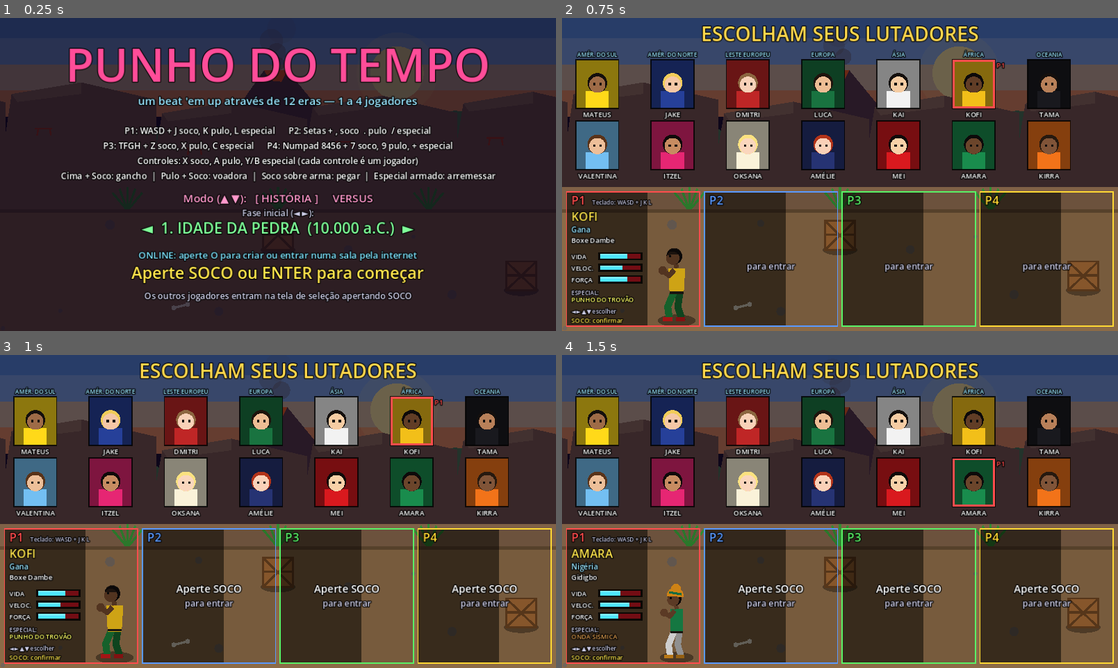
Above: before the commit, frames 1-4 (two rows, left to right).
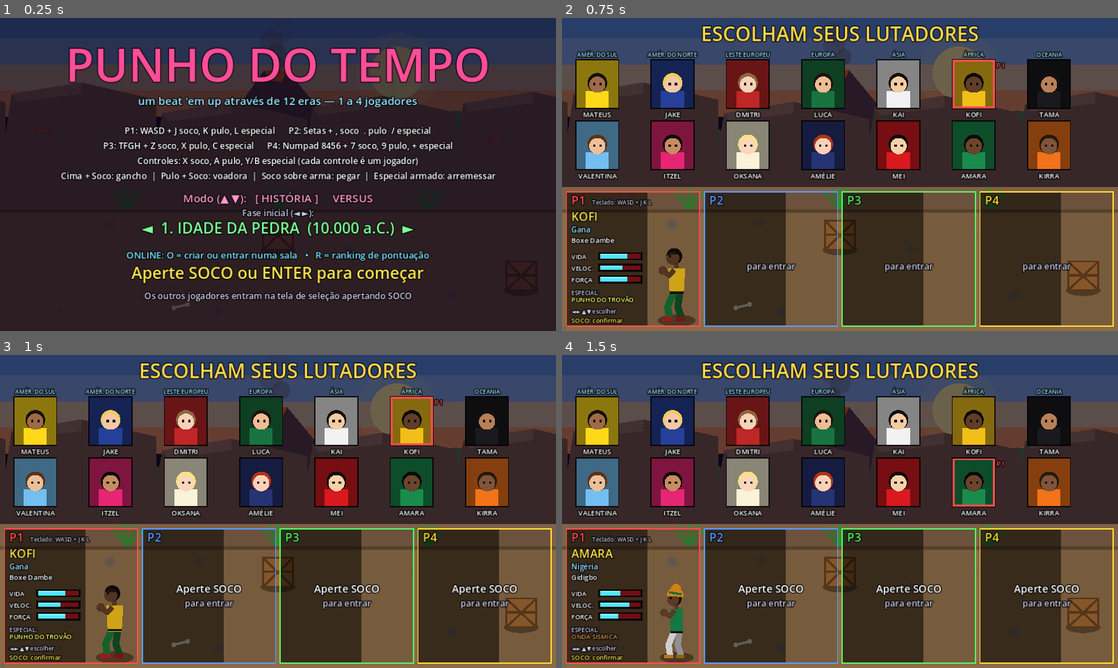
Above: after the commit, the same moments.

Repository: zugby0101/punho-do-tempo1
Game: Godot game, scene res://scenes/main.tscn
Same seed, same stepped clock (60 frames per second), same inputs: the game is played once before the commit and once after it.
Inputs:
- Up to frame 1 (0.25 s): no input
- Up to frame 2 (0.75 s): tap Enter (start) at 0.5 s; hold D (move_right) from 0.53 s (still down); tap O (net_host) at 0.6 s
- Up to frame 3 (1 s): keep holding D (move_right); tap K (jump) at 0.77 s; tap I (net_join) at 0.8 s
- Up to frame 4 (1.5 s): release D (move_right) at 1.28 s; hold S (move_down) from 1.28 s (still down); tap I (net_join) at 1.35 s

The runs differ from the first frame. In frame 1, 0.8% of the frame differs, in the area x 22-78%, y 74-78%; in frame 2, nothing differs; in frame 3, nothing differs; in frame 4, nothing differs.

Commit message:
Adiciona ranking online de pontuação
- Servidor: GET/POST /scores com assinatura HMAC, validação e limite por IP;
  armazenamento no Upstash Redis (persistente) ou em arquivo local
- Jogo: R no fim de jogo/final envia a pontuação (nome por jogador),
  R no título mostra o Top 10
- Testes do servidor cobrindo envio, ordenação e assinatura inválida

Co-Authored-By: Claude Opus 5.5 <noreply@anthropic.com>
Claude-Session: https://claude.ai/code/session_01F7JcMAfvqt3WyJLdoP2HiQ

Diff:
--- a/scripts/controls.gd
+++ b/scripts/controls.gd
@@ -95,7 +95,7 @@
 		for ev in _events("j", a, -1):
 			InputMap.action_add_event(g, ev)
 	# Teclas do modo online (no título)
-	for pair in [["net_host", KEY_O], ["net_join", KEY_I]]:  # O abre o menu online
+	for pair in [["net_host", KEY_O], ["net_join", KEY_I], ["ranking", KEY_R]]:  # O: menu online, R: ranking
 		InputMap.add_action(pair[0])
 		var kev := InputEventKey.new()
 		kev.physical_keycode = pair[1]
--- a/scripts/hud.gd
+++ b/scripts/hud.gd
@@ -69,6 +69,16 @@
 	match game.mode:
 		"title": _draw_title()
 		"online_menu": _draw_online_menu()
+		"ranking": _draw_ranking()
+		"name_entry":
+			draw_rect(Rect2(0, 0, W, 540), Color(0.03, 0.0, 0.08, 0.85))
+			if not game.name_queue.is_empty():
+				var p = game.name_queue[0]
+				_center(170, "RANKING ONLINE", 40, Color(1, 0.85, 0.3))
+				var who: String = ("P%d " % (p.pid + 1)) if game.players.size() > 1 else ""
+				_center(225, "%s%s — %d pontos" % [who, p.display_name, p.score], 24, PLAYER_COLORS[p.pid] if game.players.size() > 1 else Color(1, 1, 1))
+				_center(270, "Digite seu nome e aperte ENTER", 18, Color(1, 1, 1))
+			_center(380, "ESC para cancelar", 15, Color(0.8, 0.8, 0.9))
 		"join_input":
 			draw_rect(Rect2(0, 0, W, 540), Color(0.03, 0.0, 0.08, 0.85))
 			match game.input_purpose:
@@ -106,6 +116,8 @@
 			_center(200, "FIM DE JOGO", 72, Color(1, 0.2, 0.2))
 			_scores_block(260)
 			_center(420, "ENTER ou SOCO para continuar nesta era", 22, Color(1, 0.9, 0.3))
+			if not game.score_sent and not game.versus:
+				_center(455, "R: enviar a pontuação ao RANKING ONLINE", 18, Color(0.5, 0.9, 1))
 		"ending": _draw_ending()
 		"roundstart":
 			var k := clampf(game.mode_time * 4.0, 0.0, 1.0)
@@ -203,7 +215,7 @@
 	_center(372, "◄  %d. %s  (%s)  ►" % [game.stage_idx + 1, game.stage.name, game.stage.year], 26, Color(0.5, 1, 0.6))
 	if int(t * 2.0) % 2 == 0:
 		_center(450, "Aperte SOCO ou ENTER para começar", 28, Color(1, 0.9, 0.3))
-	_center(415, "ONLINE: aperte O para criar ou entrar numa sala pela internet", 16, Color(0.5, 0.9, 1))
+	_center(415, "ONLINE: O = criar ou entrar numa sala   •   R = ranking de pontuação", 16, Color(0.5, 0.9, 1))
 	if vs:
 		_center(485, "Versus: 2 a 4 jogadores, todos contra todos. Vence quem ganhar 2 rounds.", 15, Color(0.8, 0.8, 0.9))
 	else:
@@ -308,6 +320,8 @@
 	for i in mini(shown, ending.size()):
 		_text(Vector2(40, 215 + i * 34), ending[i], 18, Color(1, 1, 1))
 	_text(Vector2(40, 380), "PONTUAÇÃO: %d" % p.score, 28, Color(0.4, 1, 0.5))
+	if not game.score_sent:
+		_text(Vector2(40, 420), "R: enviar ao RANKING ONLINE", 18, Color(0.5, 0.9, 1))
 	if game.mode_time > 2.0 and int(t * 2.0) % 2 == 0:
 		var more: bool = game.ending_page < game.players.size() - 1
 		_center(500, "ENTER: próximo final" if more else "ENTER para voltar ao título", 22, Color(1, 0.9, 0.3))
@@ -355,3 +369,40 @@
 	var srv: String = Net.relay_url if Net.has_relay() else "nenhum servidor configurado (opção CONFIGURAR SERVIDOR)"
 	_center(470, "Servidor: " + srv, 13, Color(0.5, 0.9, 1) if Net.has_relay() else Color(1, 0.6, 0.5))
 	_center(505, "▲▼ escolher   •   SOCO/ENTER confirmar   •   ESC voltar", 15, Color(0.8, 0.8, 0.9))
+
+
+func _draw_ranking() -> void:
+	draw_rect(Rect2(0, 0, W, 540), Color(0.03, 0.0, 0.08, 0.9))
+	_center(60, "RANKING ONLINE — MODO HISTÓRIA", 36, Color(1, 0.85, 0.3))
+	var st: String = Net.ranking_status
+	if st == "carregando":
+		_center(270, "Carregando..." + ".".repeat(int(t * 3.0) % 3), 24, Color(1, 1, 1))
+		_center(305, "(se o servidor estava dormindo, pode levar até 1 minuto)", 14, Color(0.75, 0.75, 0.85))
+	elif st != "ok":
+		_center(270, st, 18, Color(1, 0.6, 0.5))
+	else:
+		# minhas posições do último envio
+		var mine: Array = []
+		for r in Net.last_ranks:
+			if r.get("ok", false):
+				mine.append("%s ficou em %dº" % [r.name, int(r.rank)])
+		if not mine.is_empty():
+			_center(92, " • ".join(mine), 16, Color(0.4, 1, 0.5))
+		var cols := [60.0, 120.0, 330.0, 480.0, 640.0, 760.0]
+		var heads := ["#", "NOME", "LUTADOR", "PONTOS", "ERA", "JOG."]
+		for k in heads.size():
+			_text(Vector2(cols[k], 128), heads[k], 15, Color(0.6, 0.9, 1))
+		if Net.ranking.is_empty():
+			_center(270, "Ainda não há pontuações. Seja o primeiro!", 20, Color(1, 1, 1))
+		for i in mini(Net.ranking.size(), 10):
+			var e: Dictionary = Net.ranking[i]
+			var y := 162.0 + i * 30.0
+			var col := Color(1, 0.85, 0.3) if i == 0 else (Color(0.85, 0.85, 0.9) if i < 3 else Color(1, 1, 1))
+			_text(Vector2(cols[0], y), "%d" % (i + 1), 18, col)
+			_text(Vector2(cols[1], y), String(e.get("name", "?")), 18, col)
+			_text(Vector2(cols[2], y), String(e.get("char", "")), 16, col)
+			_text(Vector2(cols[3], y), "%d" % int(e.get("score", 0)), 18, col)
+			var era := "FINAL ★" if e.get("done", false) else "Fase %d" % int(e.get("stage", 1))
+			_text(Vector2(cols[4], y), era, 16, Color(0.4, 1, 0.5) if e.get("done", false) else col)
+			_text(Vector2(cols[5], y), "%dP" % int(e.get("players", 1)), 16, col)
+	_center(510, "ESC, ENTER ou SOCO para voltar", 15, Color(0.8, 0.8, 0.9))
--- a/scripts/main.gd
+++ b/scripts/main.gd
@@ -56,6 +56,12 @@
 var ip_edit: LineEdit
 var input_purpose := "ip"  # ip, code, url
 var online_choice := 0
+# Ranking online
+var ranking_return := "title"   # tela para onde voltar
+var score_sent := false
+var name_queue: Array = []       # jogadores que ainda vão digitar o nome
+var name_entries: Array = []
+static var last_names := {}      # pid -> último nome usado
 const ONLINE_OPTIONS := [
 	["CRIAR SALA", "pelo servidor intermediário — ninguém precisa abrir portas"],
 	["ENTRAR EM SALA", "digite o código de 4 letras que o anfitrião recebeu"],
@@ -223,7 +229,7 @@
 
 
 func is_frozen() -> bool:
-	return mode in ["title", "select", "intro", "ending", "roundstart", "match"] or paused or hitstop > 0.0
+	return mode in ["title", "select", "intro", "ending", "roundstart", "match", "ranking", "name_entry"] or paused or hitstop > 0.0
 
 
 func cam_left() -> float:
@@ -251,6 +257,17 @@
 			if Input.is_physical_key_pressed(KEY_ESCAPE):
 				_close_ip_edit()
 				_set_mode("online_menu")
+			return
+		"ranking":
+			if mode_time > 0.4 and (Input.is_physical_key_pressed(KEY_ESCAPE) or _confirm() or Input.is_action_just_pressed("ranking")):
+				_set_mode(ranking_return)
+				mode_time = 2.0  # volta direto, sem esperar a animação
+			return
+		"name_entry":
+			if Input.is_physical_key_pressed(KEY_ESCAPE):
+				_close_ip_edit()
+				_set_mode(ranking_return)
+				mode_time = 2.0
 			return
 		"online_menu":
 			_update_online_menu()
@@ -262,6 +279,9 @@
 				_set_mode("title")
 			return
 		"title":
+			if Input.is_action_just_pressed("ranking"):
+				_open_ranking("title")
+				return
 			if Input.is_action_just_pressed("net_host") or Input.is_action_just_pressed("net_join"):
 				online_choice = 0
 				_set_mode("online_menu")
@@ -298,6 +318,9 @@
 				get_tree().reload_current_scene()
 			return
 		"gameover":
+			if Input.is_action_just_pressed("ranking") and not score_sent and not versus:
+				_start_score_entry("gameover")
+				return
 			if mode_time > 1.0 and _confirm():
 				# Continua na mesma fase, com vidas cheias
 				_save_party()
@@ -325,6 +348,9 @@
 				get_tree().reload_current_scene()
 			return
 		"ending":
+			if Input.is_action_just_pressed("ranking") and not score_sent:
+				_start_score_entry("ending")
+				return
 			if mode_time > 2.0 and _confirm():
 				ending_page += 1
 				if ending_page >= players.size():
@@ -972,6 +998,9 @@
 
 func _on_ip_submitted(text: String) -> void:
 	var v := text.strip_edges()
+	if input_purpose == "name":
+		_on_name_submitted(v)
+		return
 	if v == "" and input_purpose != "url":
 		return
 	_close_ip_edit()
@@ -1232,3 +1261,61 @@
 	if n != null:
 		entities.add_child(n)
 	return n
+
+
+# =================== Ranking online ===================
+func _open_ranking(back_to: String) -> void:
+	ranking_return = back_to
+	Net.fetch_ranking()
+	_set_mode("ranking")
+	sfx.play("go", 0.0)
+
+
+## Fim de partida: cada jogador com pontos digita o nome; depois envia tudo.
+func _start_score_entry(back_to: String) -> void:
+	ranking_return = back_to
+	name_queue = []
+	name_entries = []
+	for p in players:
+		if p.score > 0:
+			name_queue.append(p)
+	if name_queue.is_empty():
+		hud.show_message("Nenhuma pontuação para enviar.", 2.0)
+		return
+	_ask_next_name()
+
+
+func _ask_next_name() -> void:
+	if name_queue.is_empty():
+		_close_ip_edit()
+		score_sent = true
+		Net.submit_scores(name_entries)
+		_set_mode("ranking")
+		return
+	var p = name_queue[0]
+	_set_mode("name_entry")
+	_close_ip_edit()
+	input_purpose = "name"
+	ip_edit = LineEdit.new()
+	ip_edit.text = last_names.get(p.pid, p.display_name)
+	ip_edit.max_length = 12
+	ip_edit.placeholder_text = "Seu nome (até 12 letras)"
+	ip_edit.position = Vector2(280, 300)
+	ip_edit.size = Vector2(400, 44)
+	ip_edit.add_theme_font_size_override("font_size", 24)
+	ip_edit.alignment = HORIZONTAL_ALIGNMENT_CENTER
+	hud_layer.add_child(ip_edit)
+	ip_edit.grab_focus()
+	ip_edit.select_all()
+	ip_edit.text_submitted.connect(_on_ip_submitted)
+
+
+func _on_name_submitted(v: String) -> void:
+	if v == "" or name_queue.is_empty():
+		return
+	var p = name_queue.pop_front()
+	last_names[p.pid] = v
+	name_entries.append({"name": v, "char": p.display_name, "score": int(p.score), "stage": stage_idx + 1,
+		"players": players.size(), "done": ranking_return == "ending"})
+	sfx.play("pickup", 0.0)
+	_ask_next_name()
--- a/scripts/net.gd
+++ b/scripts/net.gd
@@ -372,3 +372,84 @@
 	peer_sets.clear()
 	Controls.remote.clear()
 	press_counts = [0, 0, 0, 0, 0, 0, 0, 0]
+
+
+# ================= Ranking online =================
+## Mesma chave do servidor (SCORE_KEY). Dificulta envios falsos casuais.
+const SCORE_KEY := "punho-do-tempo-ranking-v1"
+
+var ranking: Array = []        # última lista recebida
+var ranking_status := ""       # "carregando", "ok" ou mensagem de erro
+var last_ranks: Array = []     # posições obtidas no último envio
+
+
+## Endereço HTTP do servidor (o mesmo do relay: wss:// vira https://).
+func scores_url() -> String:
+	var u := relay_url if relay_url != "" else DEFAULT_RELAY_URL
+	u = u.replace("wss://", "https://").replace("ws://", "http://")
+	return u.trim_suffix("/") + "/scores"
+
+
+func _sign(e: Dictionary) -> String:
+	var msg := "%s|%s|%d|%d|%d|%d|%d" % [e.name, e.char, e.score, e.stage, e.players, 1 if e.done else 0, e.ts]
+	var ctx := HMACContext.new()
+	ctx.start(HashingContext.HASH_SHA256, SCORE_KEY.to_utf8_buffer())
+	ctx.update(msg.to_utf8_buffer())
+	return ctx.finish().hex_encode()
+
+
+func fetch_ranking() -> void:
+	ranking_status = "carregando"
+	_http(scores_url() + "?limit=10", HTTPClient.METHOD_GET, "", _on_ranking)
+
+
+## entries: [{name, char, score, stage, players, done}]
+func submit_scores(entries: Array) -> void:
+	ranking_status = "carregando"
+	last_ranks = []
+	var ts := int(Time.get_unix_time_from_system())
+	var out: Array = []
+	for e in entries:
+		var x: Dictionary = e.duplicate()
+		x.ts = ts
+		x.sig = _sign(x)
+		out.append(x)
+	_http(scores_url(), HTTPClient.METHOD_POST, JSON.stringify({"entries": out}), _on_submitted)
+
+
+func _http(url: String, method: int, body: String, cb: Callable) -> void:
+	var req := HTTPRequest.new()
+	req.timeout = 75.0  # o servidor gratuito pode levar ~1 min para acordar
+	add_child(req)
+	req.request_completed.connect(func(result, code, _h, data):
+		req.queue_free()
+		var parsed = JSON.parse_string(data.get_string_from_utf8()) if data.size() > 0 else null
+		cb.call(result == HTTPRequest.RESULT_SUCCESS, code, parsed))
+	var err := req.request(url, ["Content-Type: application/json"], method, body)
+	if err != OK:
+		req.queue_free()
+		ranking_status = "Não foi possível acessar o ranking (erro %d)." % err
+
+
+func _on_ranking(ok: bool, code: int, data) -> void:
+	if ok and code == 200 and data is Dictionary:
+		ranking = data.get("scores", [])
+		ranking_status = "ok"
+	else:
+		ranking_status = "Ranking indisponível agora (servidor fora do ar ou acordando). Tente de novo em 1 minuto."
+
+
+func _on_submitted(ok: bool, code: int, data) -> void:
+	if ok and data is Dictionary:
+		last_ranks = data.get("results", [])
+		if not data.get("ok", false):
+			var msg := "Pontuação recusada."
+			if not last_ranks.is_empty():
+				msg = String(last_ranks[0].get("error", msg))
+			elif data.has("error"):
+				msg = String(data.error)
+			ranking_status = msg
+			return
+		fetch_ranking()
+	else:
+		ranking_status = "Não foi possível enviar (servidor fora do ar ou acordando). Tente de novo em 1 minuto."
